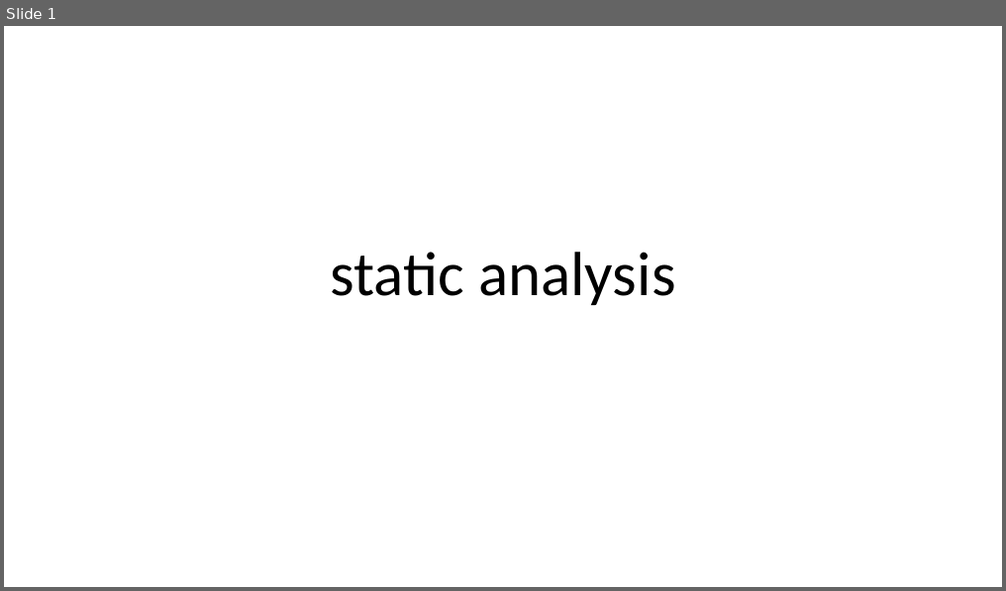
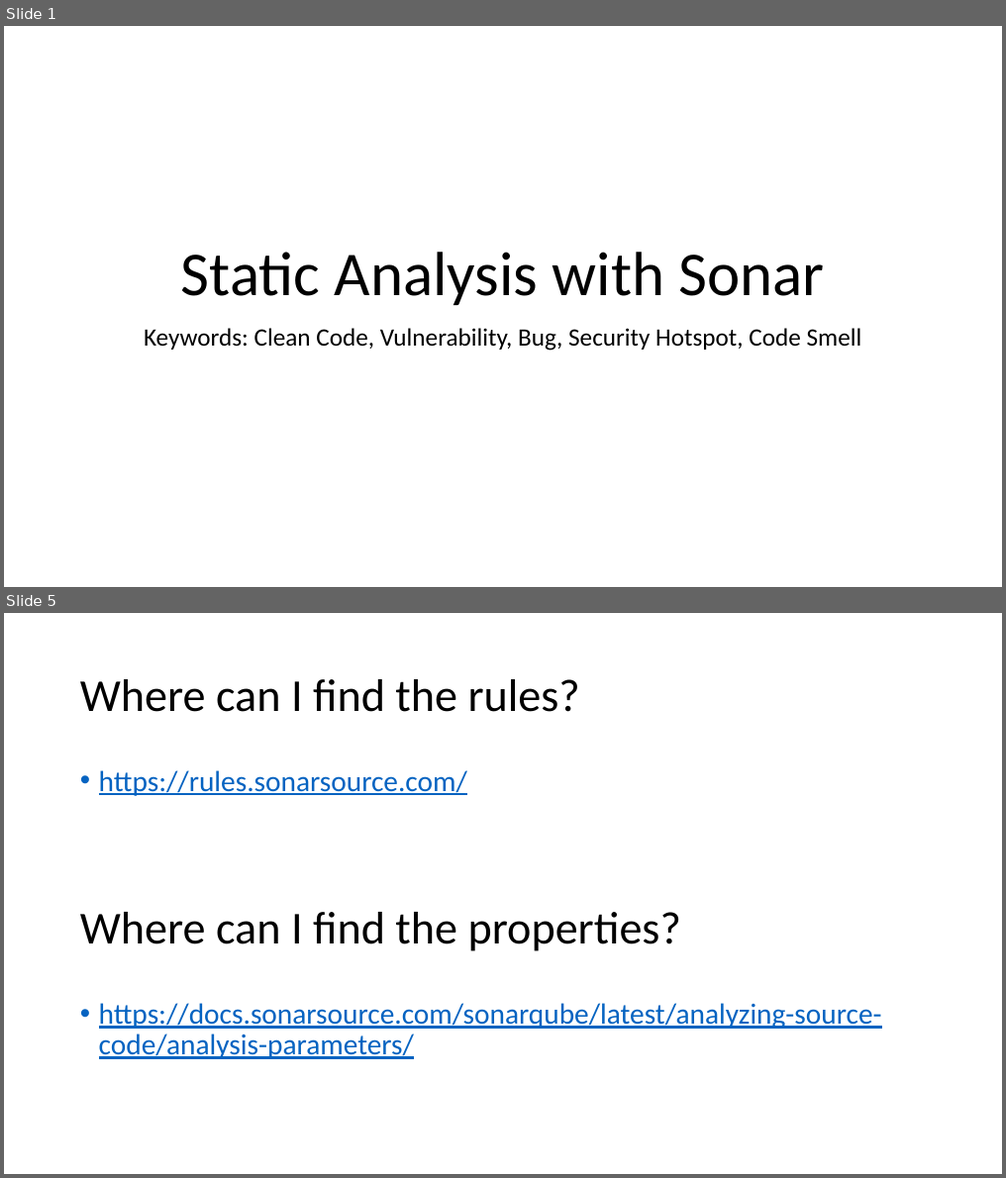
Before and after one commit to crcaguilerapo/static-analysis, a slide deck: static analysis.pptx. Shown one above the other, each under a label of ours: slide 1 before the commit, slides 1 and 5 after it; the slides between them are not shown. The pictures are 1006x591 and 1006x1178 pixels, drawn with LibreOffice and Linux fonts; fonts in the diff are those of the drawing. Boxes give left, top, right and bottom in pixels: in the first picture for what was removed or moved away, otherwise in the second. Text is boxed around its words. In the diff, an @@ line names an element or a change of style, - is before the commit and + after.

```diff
--- a/static analysis.pptx
+++ b/static analysis.pptx
@@ slide 5 added at (4,613,1002,1174), background #FFFFFF @@
@@ title added at (80,679,580,712), 44 pt, text #000000 @@
+Where can I find the rules?
@@ text added at (99,770,467,796), 28 pt, text #0563C1, underline @@
+• https://rules.sonarsource.com/
@@ text added at (80,912,681,952), 44 pt, text #000000 @@
+Where can I find the properties?
@@ text added at (99,1003,882,1059), 28 pt, text #0563C1, underline @@
+• https://docs.sonarsource.com/sonarqube/latest/analyzing-source-code/analysis-parameters/
@@ slide 1 changed as well @@
@@ title at (181,252,824,305): text changed @@
-static analysis
+Static Analysis with Sonar
@@ subtitle added at (144,328,862,351), 24 pt, text #000000 @@
+Keywords: Clean Code, Vulnerability, Bug, Security Hotspot, Code Smell
```
Also in this commit, not shown: 5 other slides added, 1 slide removed, 8 other files.
